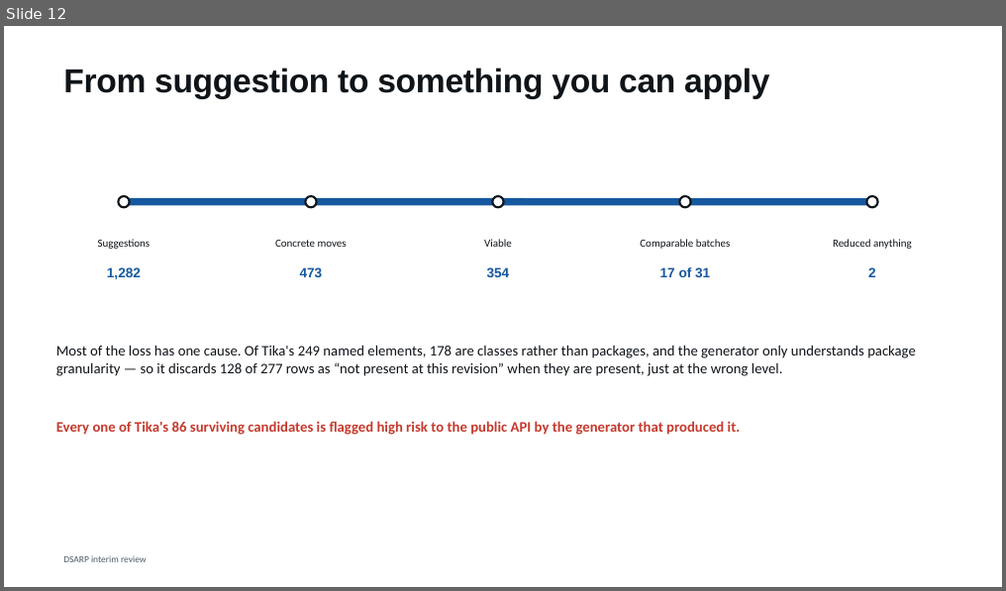
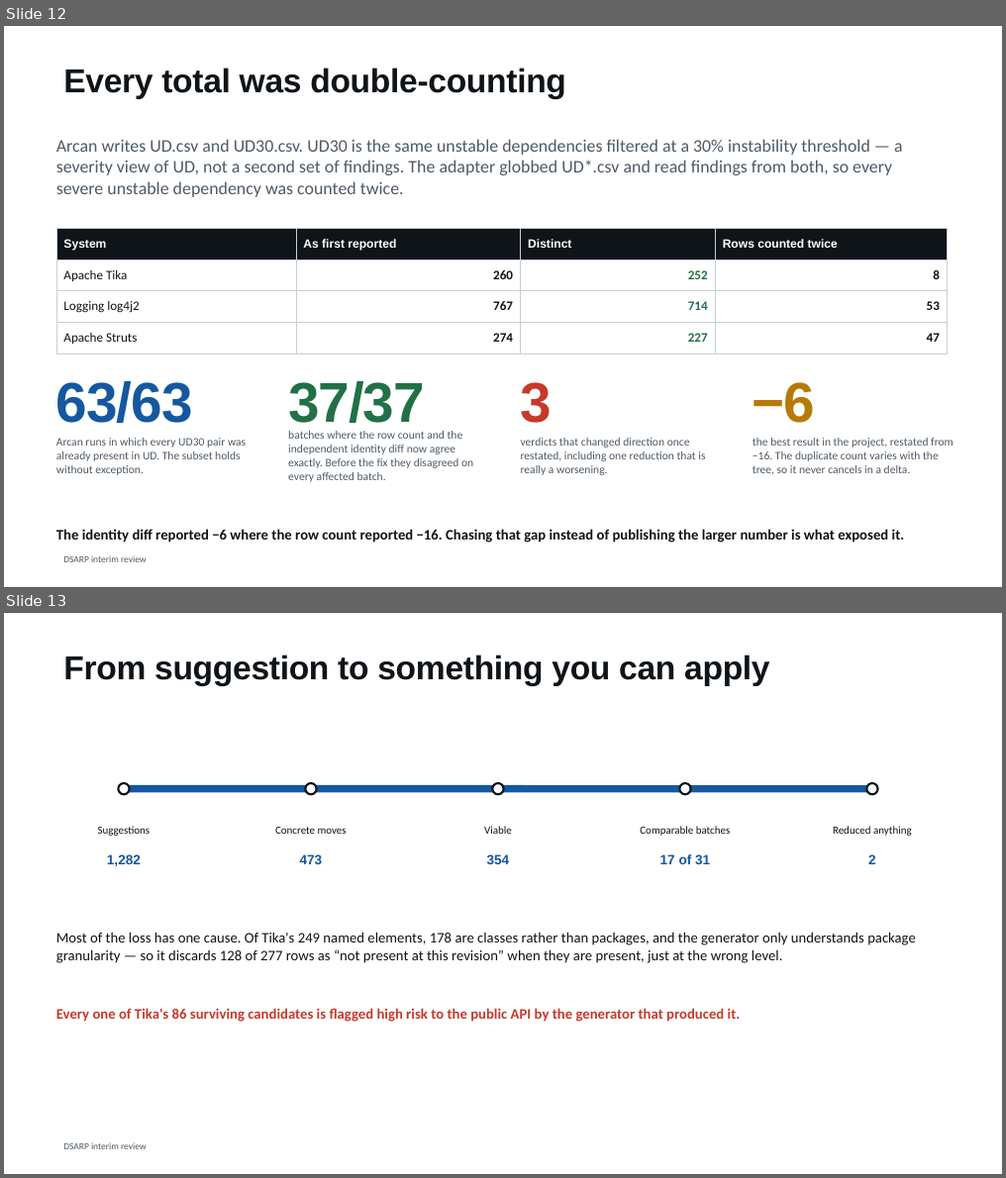
Before and after one commit to shimoriki/DSARPProject, a slide deck: docs/DSARP_interim_review.pptx. Shown one above the other, each under a label of ours: slide 12 before the commit, slides 12 and 13 after it. The pictures are 1006x591 and 1006x1178 pixels, drawn with LibreOffice and Linux fonts; fonts in the diff are those of the drawing. Boxes give left, top, right and bottom in pixels: in the first picture for what was removed or moved away, otherwise in the second. Text is boxed around its words. In the diff, an @@ line names an element or a change of style, - is before the commit and + after.

```diff
--- a/docs/DSARP_interim_review.pptx
+++ b/docs/DSARP_interim_review.pptx
@@ slide 12 added at box(4, 26, 1002, 587), background #FFFFFF; not listed: 1 template element that a slide beside it also shows @@
@@ title added at box(63, 68, 566, 99), 32 pt, text #0F1419, bold @@
+Every total was double-counting
@@ text added at box(56, 139, 903, 197), 17 pt, text #4E5A66 @@
+Arcan writes UD.csv and UD30.csv. UD30 is the same unstable dependencies filtered at a 30% instability threshold — a severity view of UD, not a second set of findings. The adapter globbed UD*.csv and read findings from both, so every severe unstable dependency was counted twice.
@@ table added at box(56, 228, 947, 348), 4 rows, 4 columns @@
+System | As first reported | Distinct | Rows counted twice
+Apache Tika | 260 | 252 | 8
+Logging log4j2 | 767 | 714 | 53
+Apache Struts | 274 | 227 | 47
@@ text added at box(56, 381, 193, 423), 54 pt, text #15589F, bold @@
+63/63
@@ text added at box(288, 381, 425, 432), 54 pt, text #237047, bold @@
+37/37
@@ text added at box(521, 382, 552, 423), 54 pt, text #C6392C, bold @@
+3
@@ text added at box(752, 382, 816, 423), 54 pt, text #B57A08, bold @@
+−6
@@ text added at box(56, 438, 246, 475), 11 pt, text #4E5A66 @@
+Arcan runs in which every UD30 pair was already present in UD. The subset holds without exception.
@@ text added at box(288, 431, 473, 482), 11 pt, text #4E5A66 @@
+batches where the row count and the independent identity diff now agree exactly. Before the fix they disagreed on every affected batch.
@@ text added at box(521, 438, 705, 475), 11 pt, text #4E5A66 @@
+verdicts that changed direction once restated, including one reduction that is really a worsening.
@@ text added at box(752, 438, 953, 474), 11 pt, text #4E5A66 @@
+the best result in the project, restated from −16. The duplicate count varies with the tree, so it never cancels in a delta.
@@ text added at box(56, 529, 905, 543), 14 pt, text #0F1419, bold @@
+The identity diff reported −6 where the row count reported −16. Chasing that gap instead of publishing the larger number is what exposed it.
@@ what was slide 12 is now slide 13 @@
```
Also in this commit, not shown: 7 slides changed, 11 other files.
